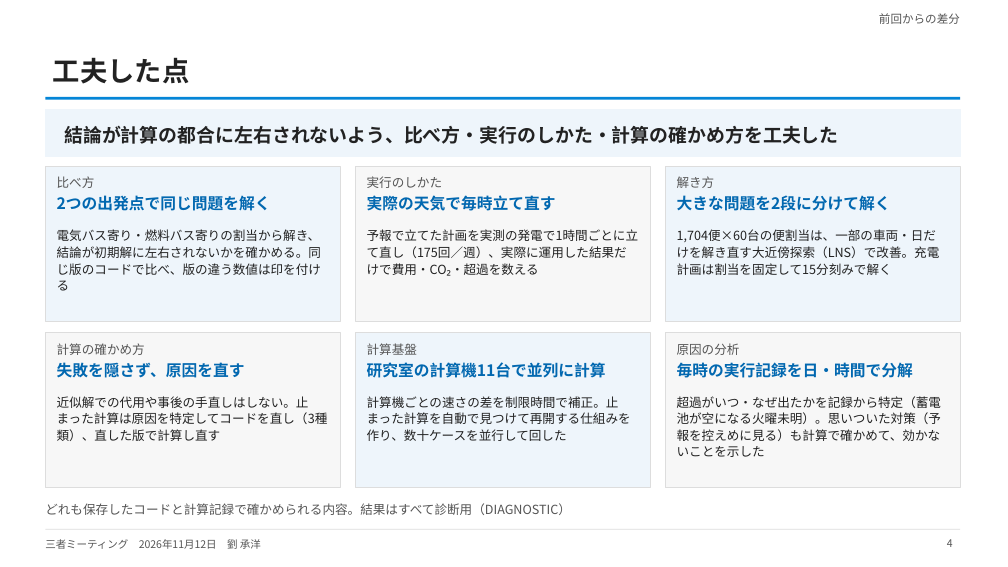
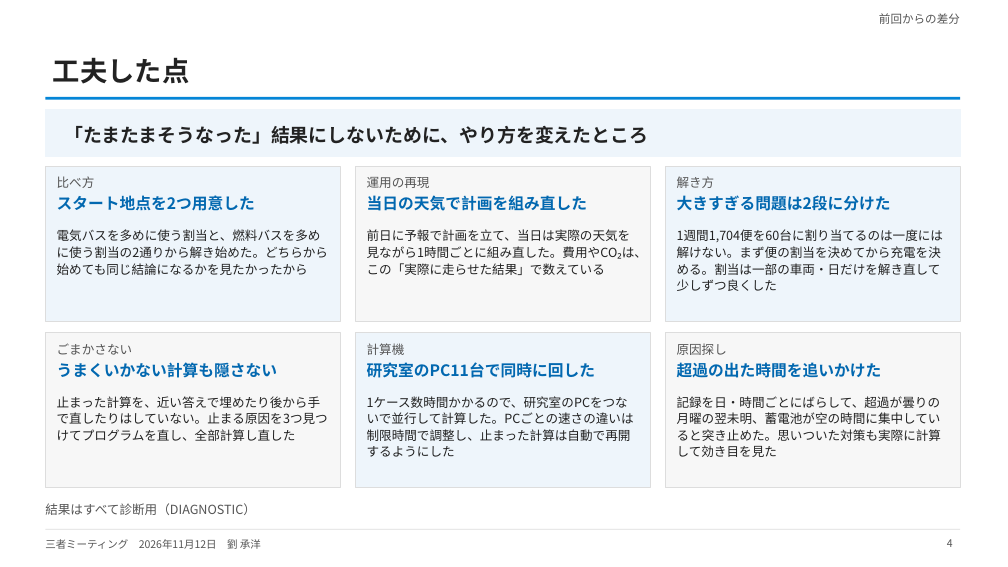
Before and after one commit to CYLIU2003/master-course, a slide deck: slide 4 of outcome/2026-11-12_three_party/three_party_20261112.pptx. Drawn at 1008x567 pixels with LibreOffice and Linux fonts; fonts in the diff are those of the drawing. Boxes give left, top, right and bottom in pixels: in the first picture for what was removed or moved away, otherwise in the second. Text is boxed around its words. In the diff, an @@ line names an element or a change of style, - is before the commit and + after.

```diff
--- a/outcome/2026-11-12_three_party/three_party_20261112.pptx
+++ b/outcome/2026-11-12_three_party/three_party_20261112.pptx
@@ text at bbox=[64, 126, 648, 144]: text changed @@
-結論が計算の都合に左右されないよう、比べ方・実行のしかた・計算の確かめ方を工夫した
+「たまたまそうなった」結果にしないために、やり方を変えたところ
@@ text at bbox=[367, 177, 587, 211]: text changed @@
-実行のしかた
-実際の天気で毎時立て直す
+運用の再現
+当日の天気で計画を組み直した
@@ text at bbox=[57, 195, 255, 211]: text changed @@
-2つの出発点で同じ問題を解く
+スタート地点を2つ用意した
@@ text at bbox=[677, 195, 891, 211]: text changed @@
-大きな問題を2段に分けて解く
+大きすぎる問題は2段に分けた
@@ text at bbox=[57, 229, 328, 275]: text changed @@
-電気バス寄り・燃料バス寄りの割当から解き、結論が初期解に左右されないかを確かめる。同じ版のコードで比べ、版の違う数値は印を付ける
+電気バスを多めに使う割当と、燃料バスを多めに使う割当の2通りから解き始めた。どちらから始めても同じ結論になるかを見たかったから
@@ text at bbox=[367, 229, 647, 275]: text changed @@
-予報で立てた計画を実測の発電で1時間ごとに立て直し（175回／週）、実際に運用した結果だけで費用・CO₂・超過を数える
+前日に予報で計画を立て、当日は実際の天気を見ながら1時間ごとに組み直した。費用やCO₂は、この「実際に走らせた結果」で数えている
@@ text at bbox=[677, 229, 943, 291]: text changed @@
-1,704便×60台の便割当は、一部の車両・日だけを解き直す大近傍探索（LNS）で改善。充電計画は割当を固定して15分刻みで解く
+1週間1,704便を60台に割り当てるのは一度には解けない。まず便の割当を決めてから充電を決める。割当は一部の車両・日だけを解き直して少しずつ良くした
@@ text at bbox=[57, 343, 277, 378]: text changed @@
-計算の確かめ方
-失敗を隠さず、原因を直す
+ごまかさない
+うまくいかない計算も隠さない
@@ text at bbox=[367, 343, 595, 378]: text changed @@
-計算基盤
-研究室の計算機11台で並列に計算
+計算機
+研究室のPC11台で同時に回した
@@ text at bbox=[677, 343, 882, 378]: text changed @@
-原因の分析
-毎時の実行記録を日・時間で分解
+原因探し
+超過の出た時間を追いかけた
@@ text at bbox=[57, 396, 328, 441]: text changed @@
-近似解での代用や事後の手直しはしない。止まった計算は原因を特定してコードを直し（3種類）、直した版で計算し直す
+止まった計算を、近い答えで埋めたり後から手で直したりはしていない。止まる原因を3つ見つけてプログラムを直し、全部計算し直した
@@ text at bbox=[367, 396, 634, 457]: text changed @@
-計算機ごとの速さの差を制限時間で補正。止まった計算を自動で見つけて再開する仕組みを作り、数十ケースを並行して回した
+1ケース数時間かかるので、研究室のPCをつないで並行して計算した。PCごとの速さの違いは制限時間で調整し、止まった計算は自動で再開するようにした
@@ text at bbox=[677, 396, 942, 457]: text changed @@
-超過がいつ・なぜ出たかを記録から特定（蓄電池が空になる火曜未明）。思いついた対策（予報を控えめに見る）も計算で確かめて、効かないことを示した
+記録を日・時間ごとにばらして、超過が曇りの月曜の翌未明、蓄電池が空の時間に集中していると突き止めた。思いついた対策も実際に計算して効き目を見た
@@ text at bbox=[45, 503, 256, 515]: text changed @@
-どれも保存したコードと計算記録で確かめられる内容。結果はすべて診断用（DIAGNOSTIC）
+結果はすべて診断用（DIAGNOSTIC）
```
Also in this commit, not shown: 4 other slides changed, 1 other file.
